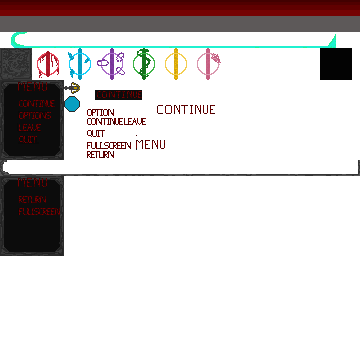
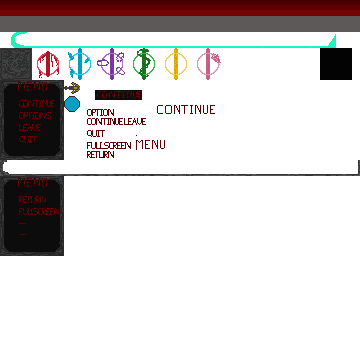
Two versions of the same layered image (360 x 360). Layer-by-layer changes:
painted on "Background" over box(19, 82, 76, 235)
